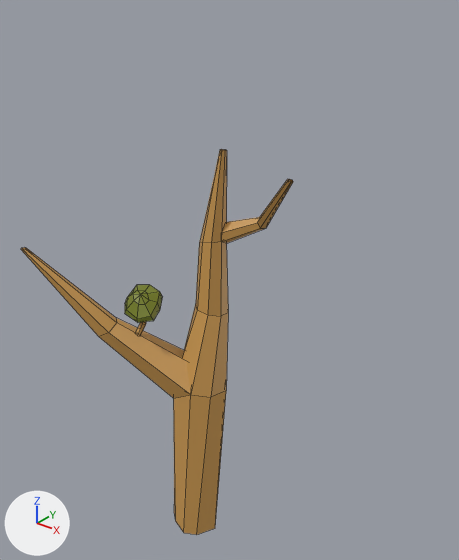
A saved change to the FBX model Assets/Models/Trees/Tree_oak_5.fbx.
The view is the same before and after, from a 50 mm camera at (0.66, -0.144, 0.426) aimed at (0.428, 0.146, 0.246). Lighting does not change. The marker at lower left points along +X, +Y and +Z. Mesh edges are drawn as thin lines. Where no turn or scale is listed for an object, it has been applied to the vertices. Vertices at the same position are counted once.

Objects in the first picture: 'Tree_oak_5'.
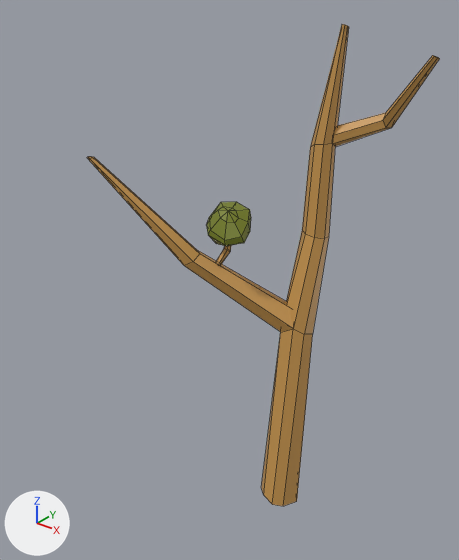
Changed parts and their boxes (x1, y1, x2, y2) in the pictures (459 x 560 px; the box of a moved part takes in the faces that stretch with it):
'Tree_oak_5', reshaped, moved (30% wider, 25% taller): before (21, 149, 293, 535); after (87, 24, 440, 506)
part 1 of me_mesh, moved or reshaped: before (135, 322, 146, 336); after (215, 246, 231, 266)
part 2 of me_mesh, moved or reshaped: before (125, 285, 163, 323); after (206, 202, 251, 246)
part 3 of me_mesh, moved or reshaped: before (21, 149, 265, 535); after (87, 24, 390, 506)

The change, as a list of edits to the scene's bpy script:
```text
Change me_mesh:
    used by ob_tree_oak_5; location = (0.4066, 0.1283, 0.0472)
    remove me_mesh.from_pydata(...)  # 134 vertices, 108 faces; spans x -0.102..0.054, y -0.053..0.044, z -0.016..0.28
    add me_mesh.from_pydata(...)  # 134 vertices, 108 faces; spans x -0.102..0.054, y -0.053..0.044, z -0.015..0.28
    me_mesh part 1: the loose piece of 18 vertices spanning x -0.039..-0.033, y -0.014..-0.004, z 0.149..0.168 is moved by (-0.003, -0.002, 0.001)
    me_mesh part 2: the loose piece of 41 vertices spanning x -0.048..-0.019, y -0.021..0.006, z 0.163..0.184 is moved by (-0.002, -0.001, 0.001)
    me_mesh part 3: 49 of 134 vertices moved; they spanned x -0.064..0.016, y -0.031..0.035, z -0.016..0.232 and now span x -0.06..0.011, y -0.028..0.033, z -0.015..0.229; mean shift (0.001, 0.0, 0.0); largest move (-0.013, -0.004, 0.102) -> (-0.008, 0.005, 0.109)
Change ob_tree_oak_5:
    ob_tree_oak_5.location: (0.4066, 0.1283, 0.0472) -> (0.4855, 0.1283, 0.1226)
```
